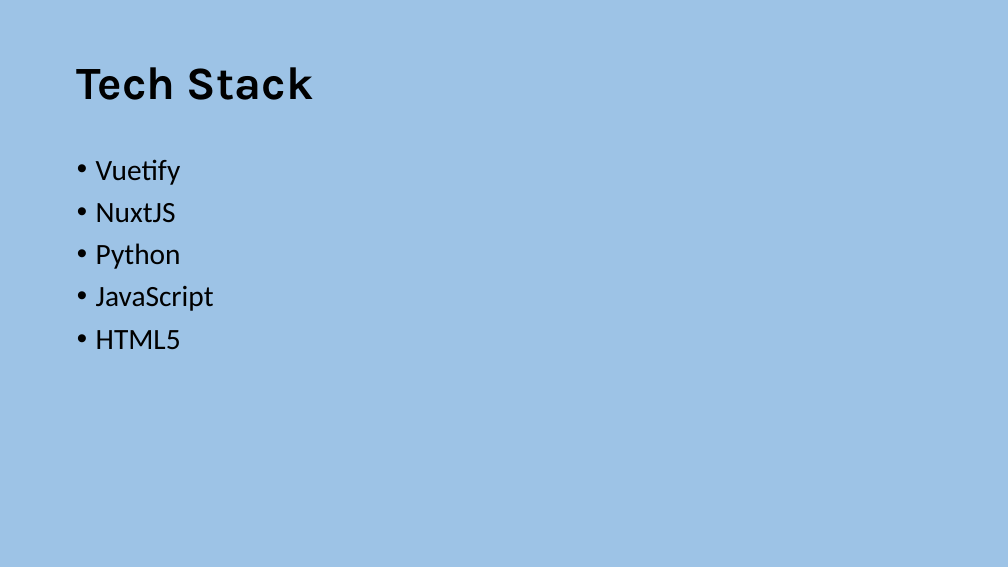
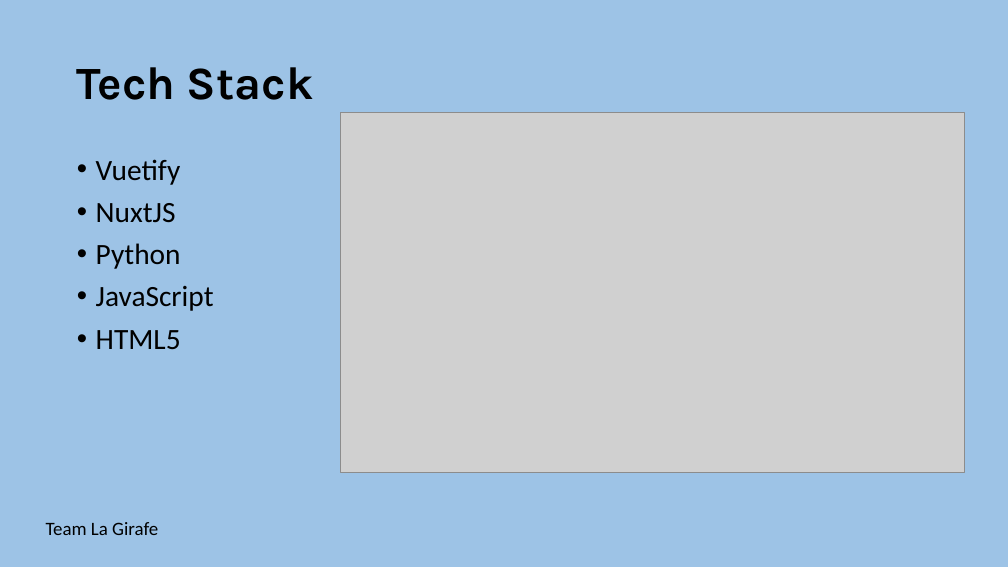
Before and after one commit to lumagician/dachfenster, a slide deck: slide 6 of static/dachfenster-pitch.pptx (slide 7 before the commit). Drawn at 1008x567 pixels with LibreOffice and Linux fonts; fonts in the diff are those of the drawing; grey boxes stand for pictures. Boxes give left, top, right and bottom in pixels: in the first picture for what was removed or moved away, otherwise in the second. Text is boxed around its words. In the diff, an @@ line names an element or a change of style, - is before the commit and + after.

```diff
--- a/static/dachfenster-pitch.pptx
+++ b/static/dachfenster-pitch.pptx
@@ picture added at (x1=341, y1=113, x2=965, y2=473) @@
@@ text added at (x1=46, y1=522, x2=158, y2=535), 18 pt, text #000000 @@
+Team La Girafe
```
Also in this commit, not shown: 5 other slides changed, 1 slide removed.
